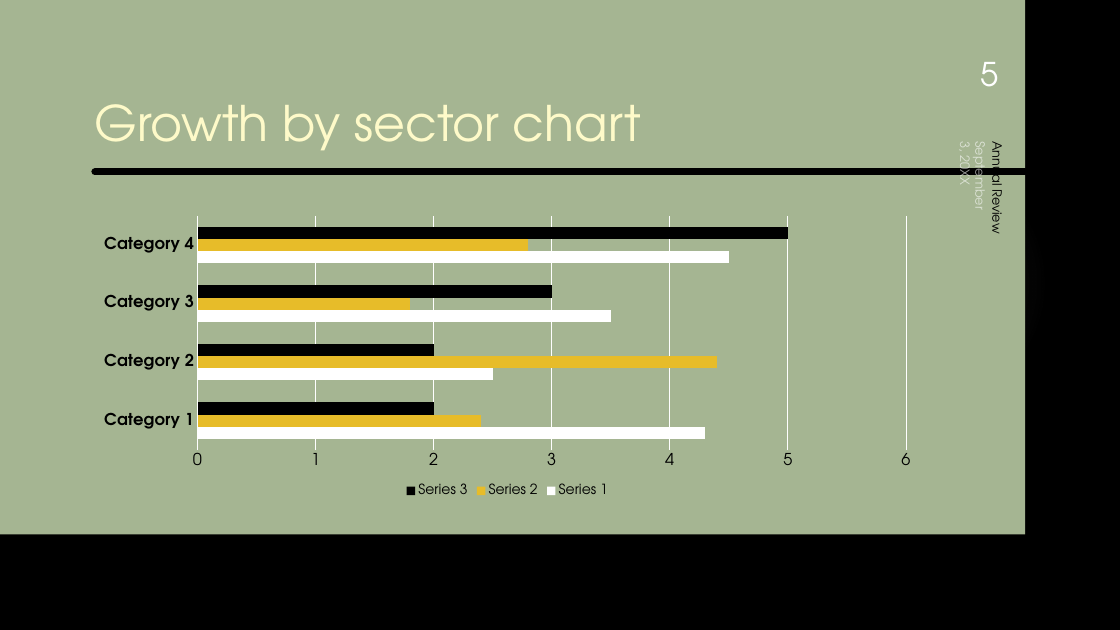
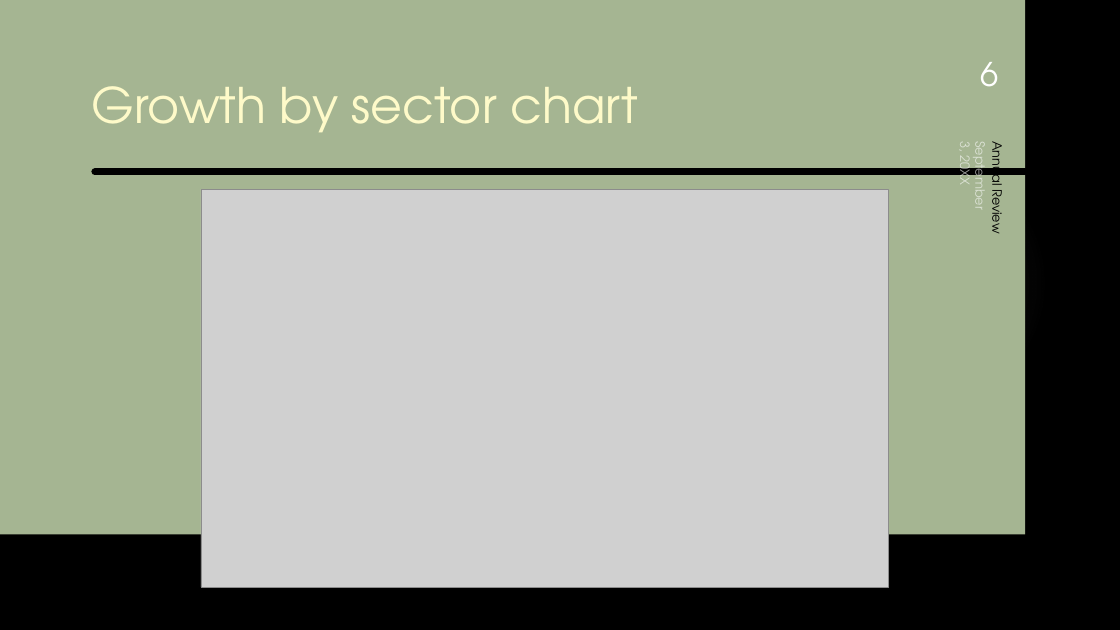
Before and after one commit to dzapata915/Lyme_Disease, a slide deck: slide 6 of Lyme Disease Powerpoint.pptx (slide 5 before the commit). Drawn at 1120x630 pixels with LibreOffice and Linux fonts; fonts in the diff are those of the drawing; grey boxes stand for pictures; background and template pictures are left out. Boxes give left, top, right and bottom in pixels: in the first picture for what was removed or moved away, otherwise in the second. Text is boxed around its words. In the diff, an @@ line names an element or a change of style, - is before the commit and + after.

```diff
--- a/Lyme Disease Powerpoint.pptx
+++ b/Lyme Disease Powerpoint.pptx
@@ title "Growth by sector chart": place and size @@
-title "Growth by sector chart" at bbox=[95, 104, 641, 150]
+title "Growth by sector chart" at bbox=[92, 86, 638, 132]
@@ page number at bbox=[980, 62, 998, 87]: text changed @@
-5
+6
@@ picture added at bbox=[201, 190, 889, 587] @@
@@ bar chart removed at bbox=[87, 210, 928, 501] @@
-categories: Category 1, Category 2, Category 3, Category 4
-Series 1: 4.3, 2.5, 3.5, 4.5
-Series 2: 2.4, 4.4, 1.8, 2.8
-Series 3: 2, 2, 3, 5
```
Also in this commit, not shown: 3 other slides changed, 1 slide added, 1 slide removed, 5 other files.
